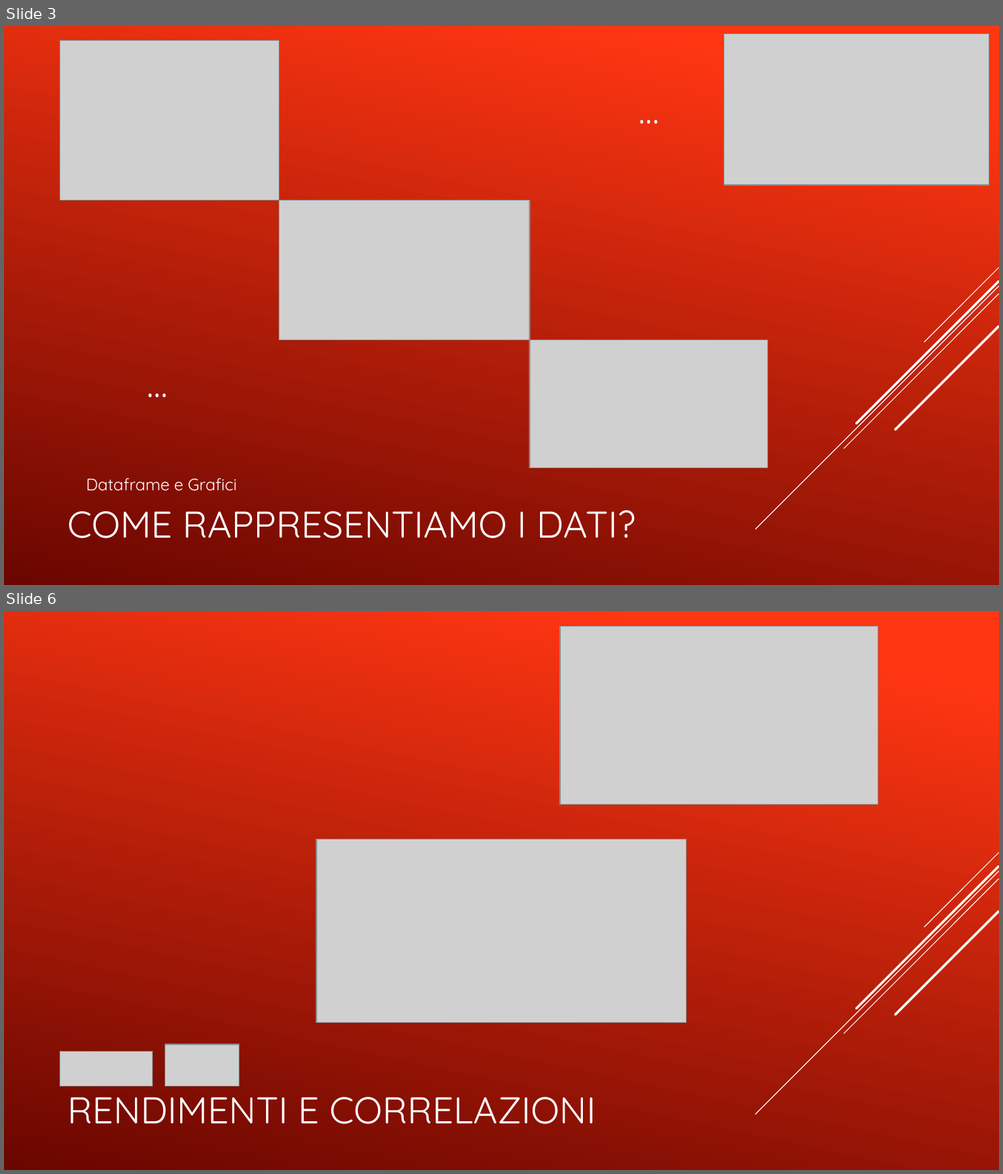
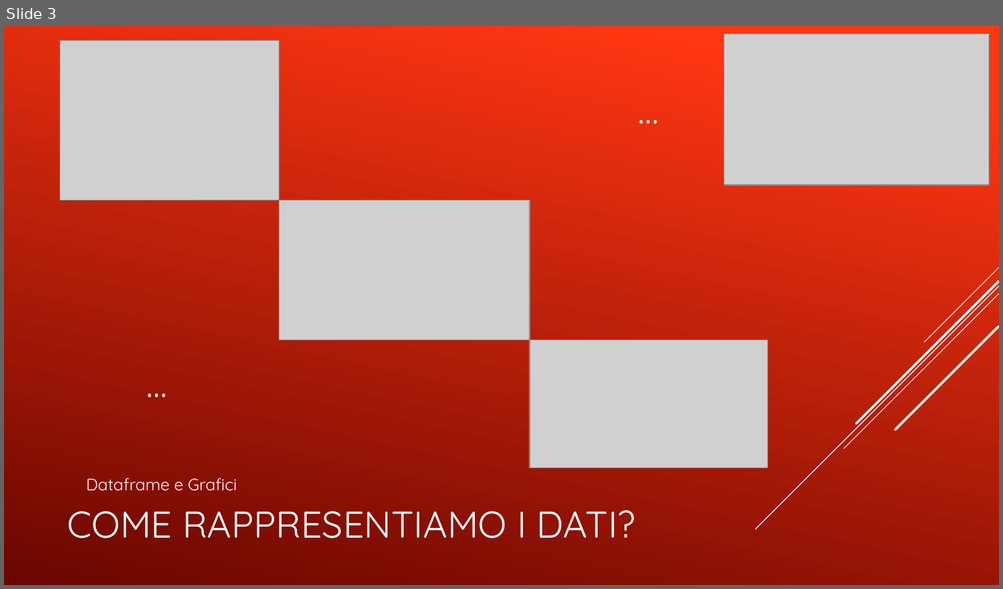
Before and after one commit to Simonotos/BusinessProject, a slide deck: PresentazioneProgettoBFS.pptx. Shown one above the other, each under a label of ours: slides 3 and 6 before the commit, slide 3 after it; the slides between them are not shown. The pictures are 1003x1174 and 1003x589 pixels, drawn with LibreOffice and Linux fonts; fonts in the diff are those of the drawing; grey boxes stand for pictures. Boxes give left, top, right and bottom in pixels: in the first picture for what was removed or moved away, otherwise in the second. Text is boxed around its words. In the diff, an @@ line names an element or a change of style, - is before the commit and + after.

```diff
--- a/PresentazioneProgettoBFS.pptx
+++ b/PresentazioneProgettoBFS.pptx
@@ slide 6 removed at (x1=4, y1=611, x2=999, y2=1170), background gradient #FF3712 to #6A0600; not listed: 5 template elements that a slide beside it also shows @@
@@ picture removed at (x1=560, y1=626, x2=878, y2=804) @@
@@ picture removed at (x1=316, y1=840, x2=687, y2=1023) @@
@@ picture removed at (x1=60, y1=1052, x2=153, y2=1087) @@
@@ picture removed at (x1=165, y1=1045, x2=239, y2=1086) @@
@@ title removed at (x1=68, y1=1085, x2=596, y2=1125) @@
-RENDIMENTI E CORRELAZIONI
```
Also in this commit, not shown: 3 slides changed, 7 slides added, 2 other slides removed.
